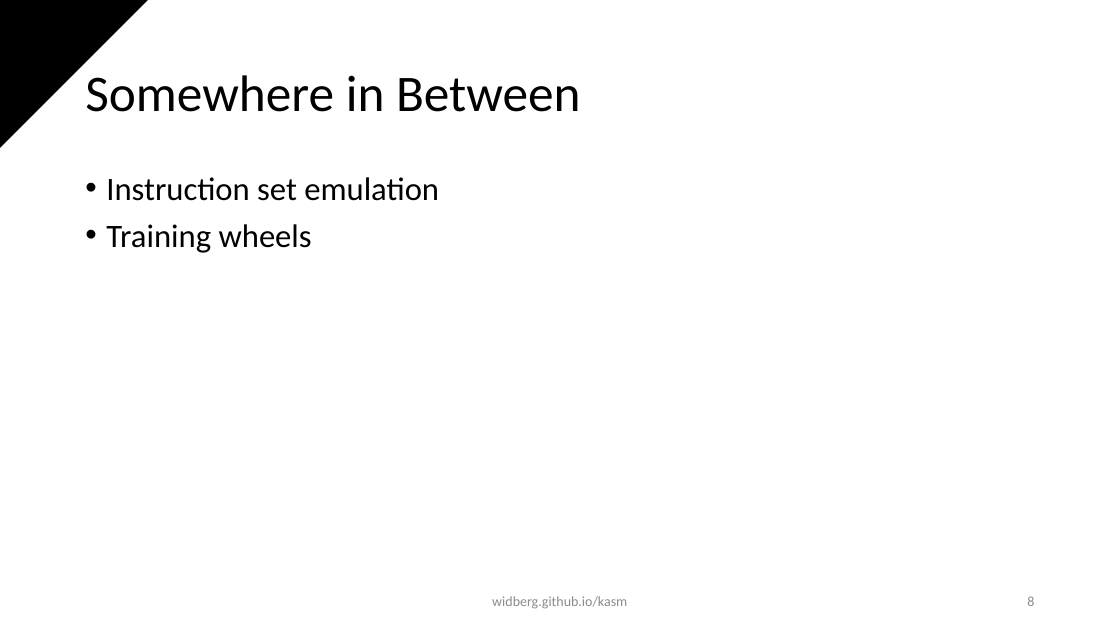
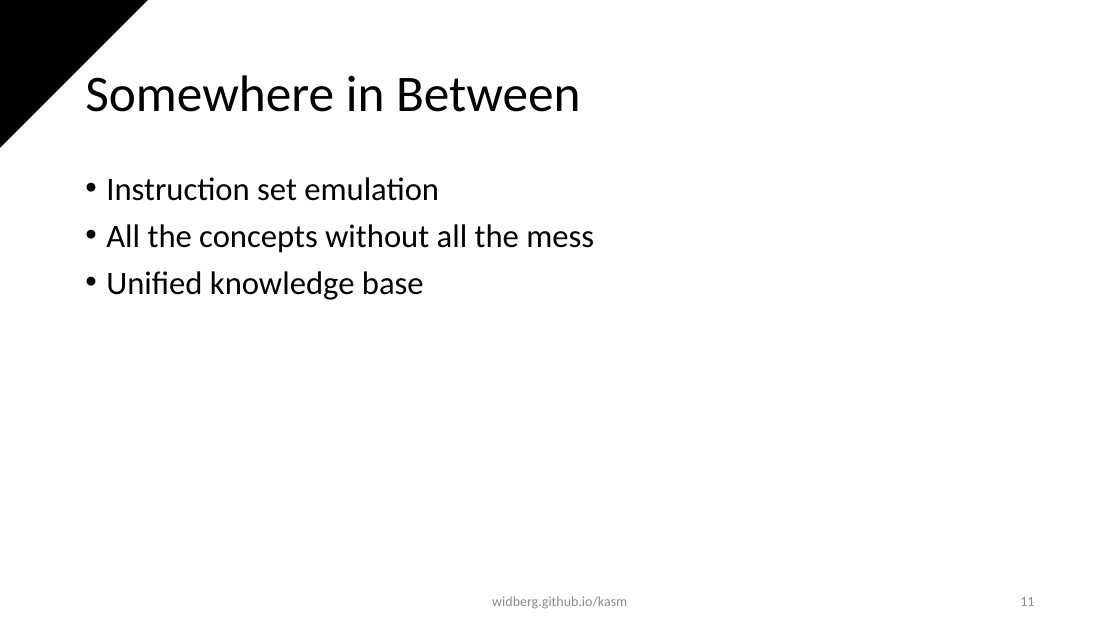
Before and after one commit to widberg/kasm, a slide deck: slide 11 of presentations/introduction.pptx (slide 8 before the commit). Drawn at 1120x630 pixels with LibreOffice and Linux fonts; fonts in the diff are those of the drawing; background and template pictures are left out. Boxes give left, top, right and bottom in pixels: in the first picture for what was removed or moved away, otherwise in the second. Text is boxed around its words. In the diff, an @@ line names an element or a change of style, - is before the commit and + after.

```diff
--- a/presentations/introduction.pptx
+++ b/presentations/introduction.pptx
@@ text at (106,224,594,300): text changed @@
-• Training wheels
+• All the concepts without all the mess
+• Unified knowledge base
@@ page number at (1020,597,1034,606): text changed @@
-8
+11
```
Also in this commit, not shown: 3 other slides changed, 3 slides added, 12 other files.
